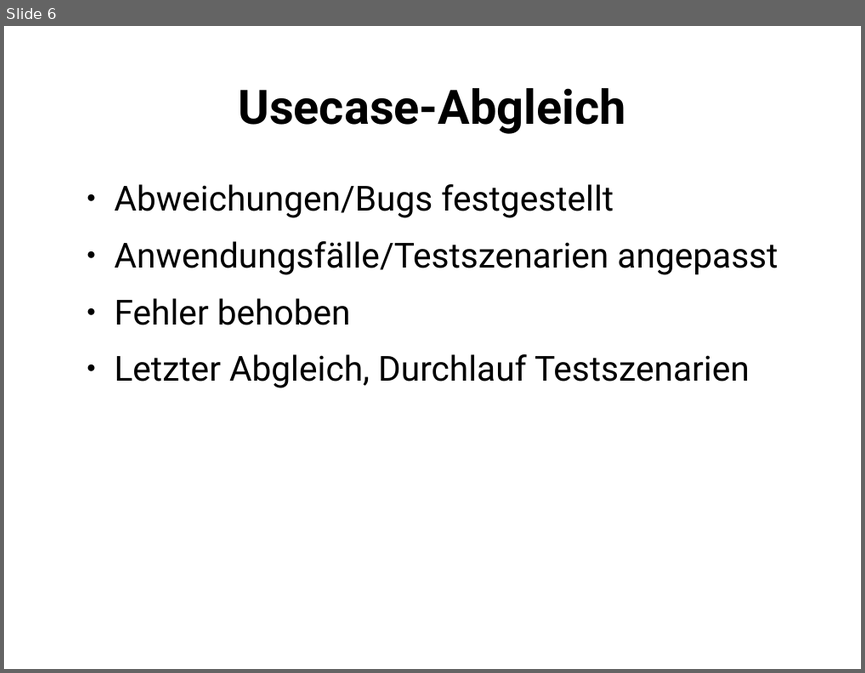
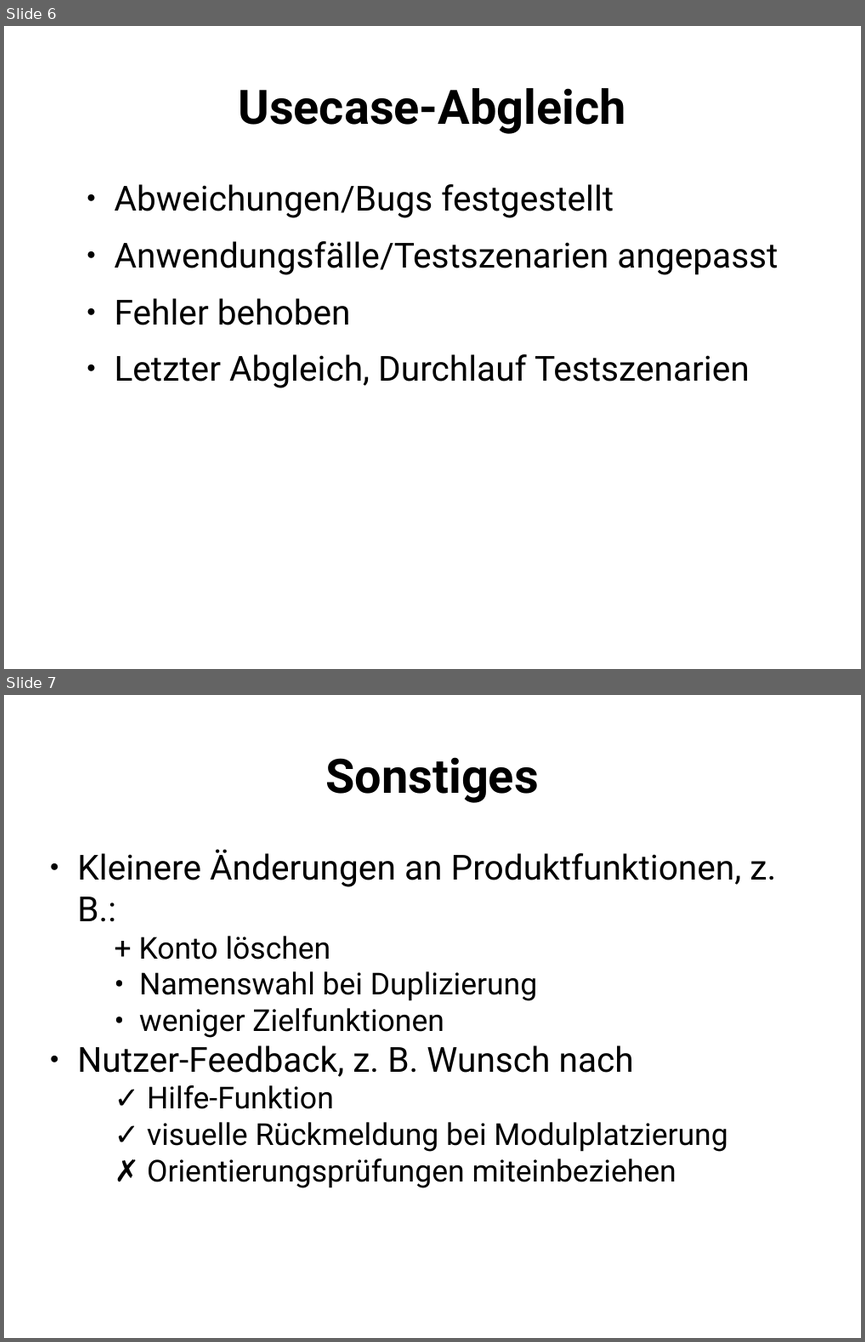
Before and after one commit to PSE-WS1617-IPD-Workflow/PSE_WS1617_IPD_Boehm_Studienplan, a slide deck: Qualitätssicherung/Präsentation/QS-Präsentation.odp. Shown one above the other, each under a label of ours: slide 6 before the commit, slides 6 and 7 after it. The pictures are 865x673 and 865x1342 pixels, drawn with LibreOffice and Linux fonts; fonts in the diff are those of the drawing. Boxes give left, top, right and bottom in pixels: in the first picture for what was removed or moved away, otherwise in the second. Text is boxed around its words. In the diff, an @@ line names an element or a change of style, - is before the commit and + after.

```diff
--- a/Qualitätssicherung/Präsentation/QS-Präsentation.odp
+++ b/Qualitätssicherung/Präsentation/QS-Präsentation.odp
@@ slide 7 added at (x1=4, y1=695, x2=861, y2=1338), background #FFFFFF @@
@@ title added at (x1=326, y1=757, x2=539, y2=803), 44 pt, text #000000, bold @@
+Sonstiges
@@ text added at (x1=77, y1=849, x2=776, y2=1188), 28 pt, text #000000 @@
+● Kleinere Änderungen an Produktfunktionen, z. B.:
+  + Konto löschen
+  • Namenswahl bei Duplizierung
+  • weniger Zielfunktionen
+● Nutzer-Feedback, z. B. Wunsch nach
+  ✓ Hilfe-Funktion
+  ✓ visuelle Rückmeldung bei Modulplatzierung
+  ✗ Orientierungsprüfungen miteinbeziehen
```
Also in this commit, not shown: 2 slides changed, 1 other slide added, 1 slide removed, 1 other file.
